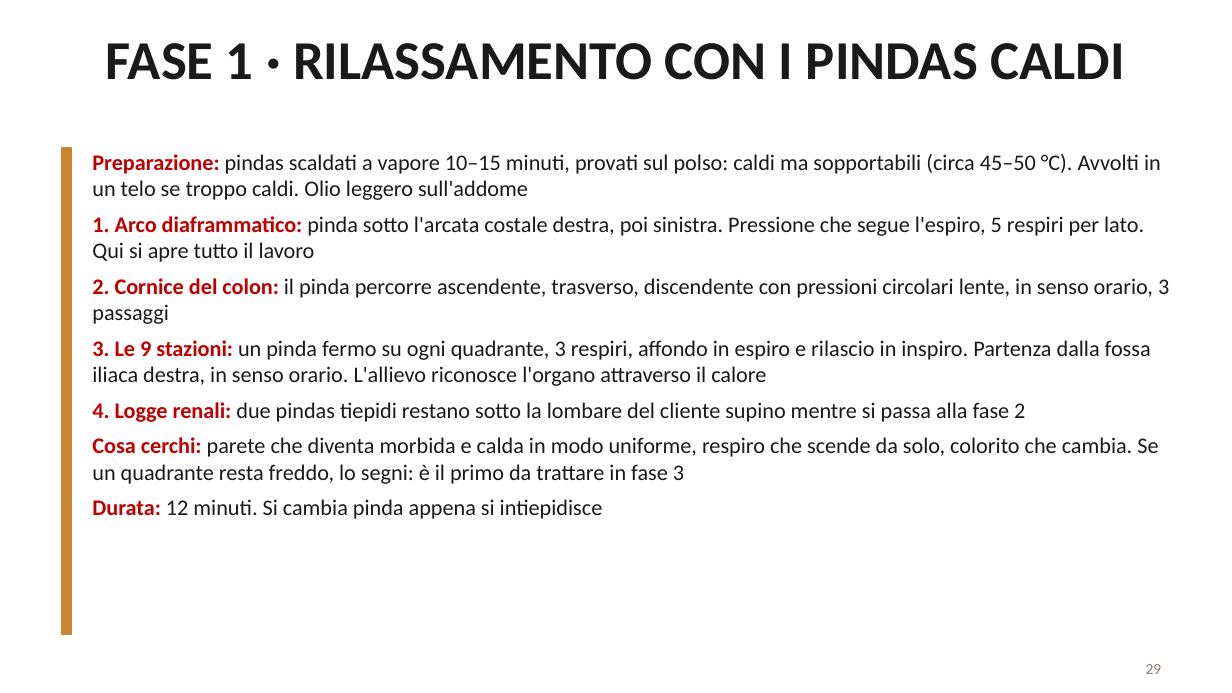
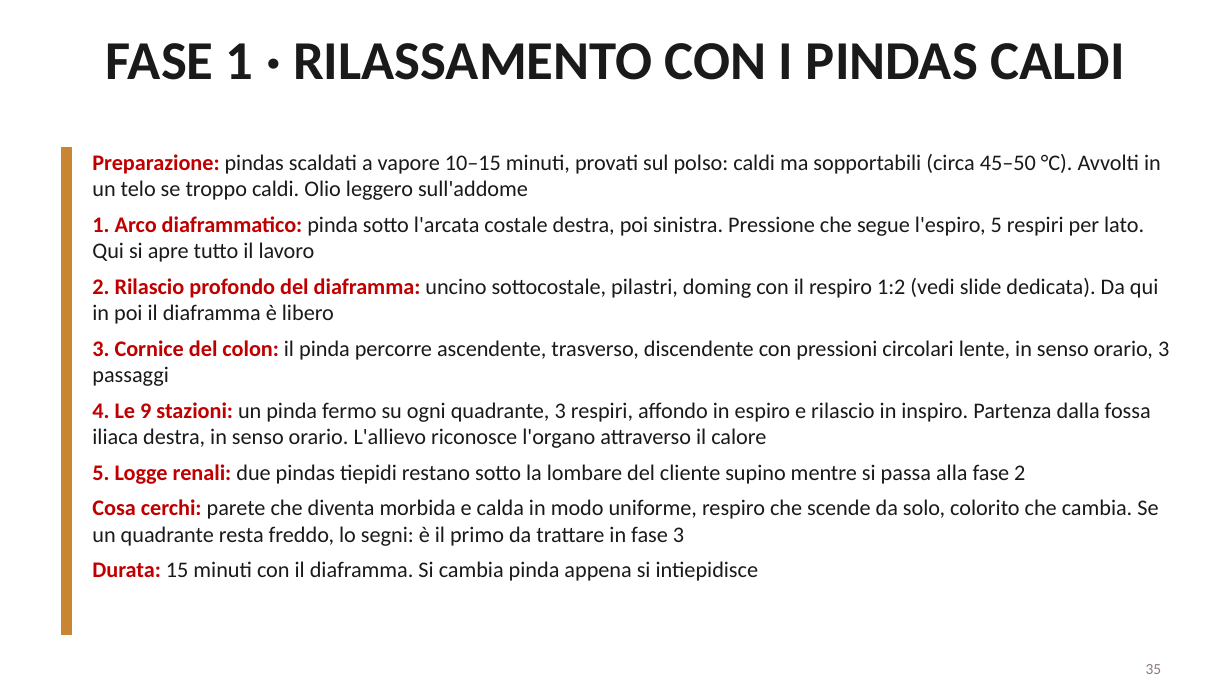
Before and after one commit to davidemcb/kinesiologia-studio, a slide deck: slide 35 of formazione/dispense/viscerale-2-livello.pptx (slide 29 before the commit). Drawn at 1232x693 pixels with LibreOffice and Linux fonts; fonts in the diff are those of the drawing. Boxes give left, top, right and bottom in pixels: in the first picture for what was removed or moved away, otherwise in the second. Text is boxed around its words. In the diff, an @@ line names an element or a change of style, - is before the commit and + after.

```diff
--- a/formazione/dispense/viscerale-2-livello.pptx
+++ b/formazione/dispense/viscerale-2-livello.pptx
@@ text at box(92, 278, 1169, 484): text changed @@
-• 2. Cornice del colon: il pinda percorre ascendente, trasverso, discendente con pressioni circolari lente, in senso orario, 3 passaggi
-• 3. Le 9 stazioni: un pinda fermo su ogni quadrante, 3 respiri, affondo in espiro e rilascio in inspiro. Partenza dalla fossa iliaca destra, in senso orario. L'allievo riconosce l'organo attraverso il calore
-• 4. Logge renali: due pindas tiepidi restano sotto la lombare del cliente supino mentre si passa alla fase 2
+• 2. Rilascio profondo del diaframma: uncino sottocostale, pilastri, doming con il respiro 1:2 (vedi slide dedicata). Da qui in poi il diaframma è libero
+• 3. Cornice del colon: il pinda percorre ascendente, trasverso, discendente con pressioni circolari lente, in senso orario, 3 passaggi
+• 4. Le 9 stazioni: un pinda fermo su ogni quadrante, 3 respiri, affondo in espiro e rilascio in inspiro. Partenza dalla fossa iliaca destra, in senso orario. L'allievo riconosce l'organo attraverso il calore
+• 5. Logge renali: due pindas tiepidi restano sotto la lombare del cliente supino mentre si passa alla fase 2
@@ text at box(92, 561, 759, 581): text changed @@
-• Durata: 12 minuti. Si cambia pinda appena si intiepidisce
+• Durata: 15 minuti con il diaframma. Si cambia pinda appena si intiepidisce
@@ page number at box(1146, 664, 1162, 674): text changed @@
-29
+35
```
Also in this commit, not shown: 3 other slides changed, 7 slides added, 1 other file.
